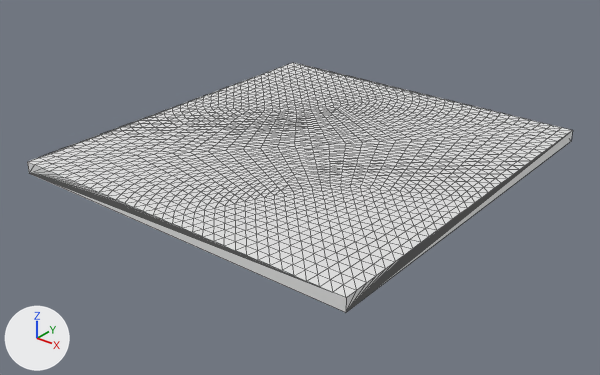
The FBX model Molinator_Class/Win32Project2/Ground.FBX, before and after one commit.
Rendered twice from a camera (50 mm lens) standing at (0.758, -0.978, 0.523) and looking at (0.002, -0.033, -0.062). Every picture has the same lights, and +X, +Y and +Z are marked at lower left. Mesh edges are drawn as thin lines.

In view in the first picture: 'Cube_Node'.
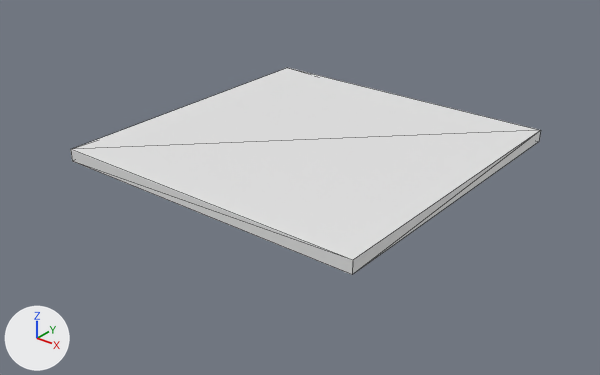
Pixel boxes (x1, y1, x2, y2) of what changed, in the pictures (600 x 375 px):
'Cube_Node', reshaped, moved, rescaled (14% narrower, 17% shorter): before (27, 63, 573, 312); after (71, 68, 540, 275)
part 1 of me_cube, deleted: before (27, 63, 572, 312)

Edits to the bpy script that builds the scene:
```text
Change me_cube:
    used by ob_cube_node; location = (0.0, 0.0, -0.01); rotation_euler = (1.571, 0.0, 0.0), in degrees (90, 0, 0); scale = (0.302, 0.01, 0.325)
    remove me_cube.from_pydata(...)  # 1605 vertices, 3206 faces; spans x -1.0..1.0, y -1.0..1.0, z -1.0..1.0
    add me_cube.from_pydata(...)  # 8 vertices, 12 faces; spans x -1.0..1.0, y -1.0..1.0, z -1.0..1.0
    me_cube part 1: 1597 vertices removed from x -1.0..1.0, y 1.0, z -1.0..1.0
Change ob_cube_node:
    ob_cube_node.location: (0.0, 0.0, -0.01) -> (0.0, 0.0, 0.0)
    ob_cube_node.scale: (0.302, 0.01, 0.325) -> (0.27, 0.01, 0.267)
```
